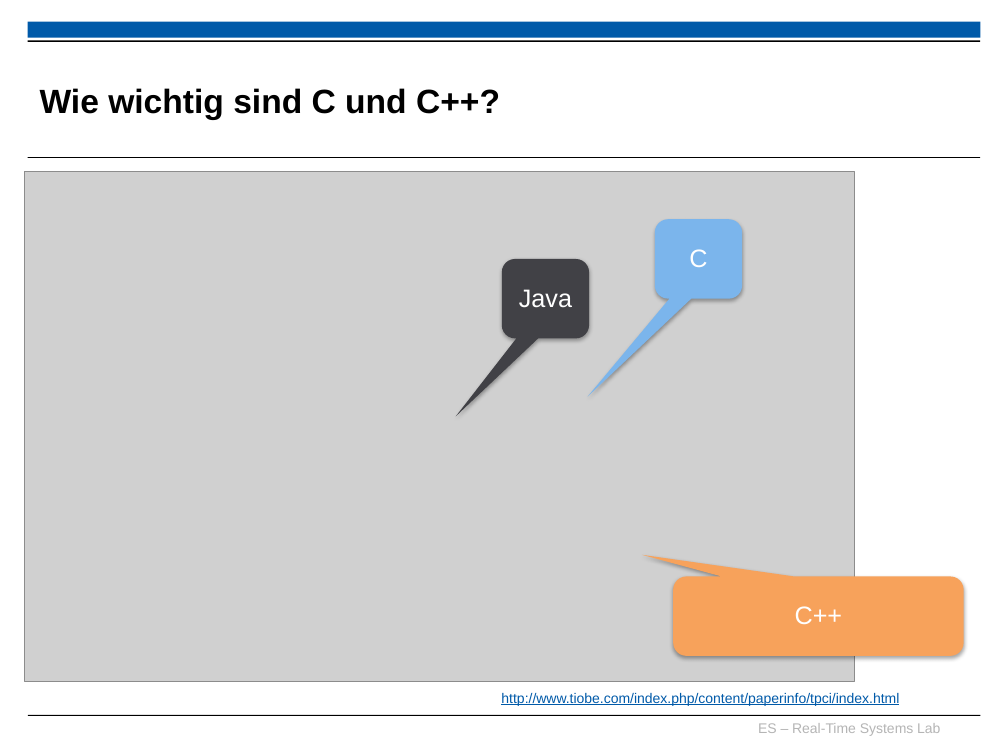
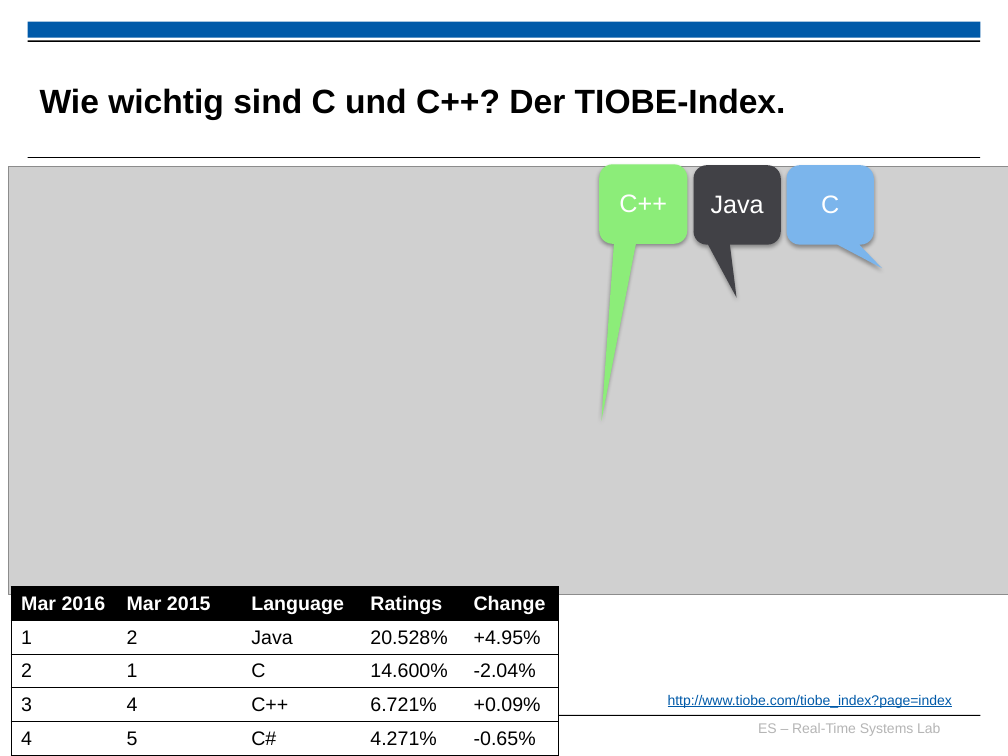
Before and after one commit to h82k/tud-cppp, a slide deck: slide 4 of cppp_lecture.pptx. Drawn at 1008x756 pixels with LibreOffice and Linux fonts; fonts in the diff are those of the drawing; grey boxes stand for pictures; background and template pictures are left out. Boxes give left, top, right and bottom in pixels: in the first picture for what was removed or moved away, otherwise in the second. Text is boxed around its words. In the diff, an @@ line names an element or a change of style, - is before the commit and + after.

Commit message:
Update TIOBE plot and add table

```diff
--- a/cppp_lecture.pptx
+++ b/cppp_lecture.pptx
@@ title at <box>40,88,786,120</box>: text changed @@
-Wie wichtig sind C und C++?
+Wie wichtig sind C und C++? Der TIOBE-Index.
@@ picture: place and size @@
-picture at <box>25,171,855,681</box>
+picture at <box>8,166,1008,595</box>
@@ rounded speech box "C++": place and size @@
-rounded speech box "C++" at <box>673,577,964,656</box>
+rounded speech box "C++" at <box>599,164,686,244</box>
@@ rounded speech box "C++" at <box>599,164,686,244</box>: fill #F7A25B to #8CED79; proportions changed @@
@@ rounded speech box "Java" at <box>694,165,781,245</box>: proportions changed @@
@@ rounded speech box "Java": place and size @@
-rounded speech box "Java" at <box>502,259,590,339</box>
+rounded speech box "Java" at <box>694,165,781,245</box>
@@ rounded speech box "C": place and size @@
-rounded speech box "C" at <box>655,220,743,299</box>
+rounded speech box "C" at <box>786,165,874,245</box>
@@ rounded speech box "C" at <box>786,165,874,245</box>: proportions changed @@
@@ table added at <box>11,587,558,755</box>, 5 rows, 5 columns @@
+Mar 2016 | Mar 2015 | Language | Ratings | Change
+1 | 2 | Java | 20.528% | +4.95%
+2 | 1 | C | 14.600% | -2.04%
+3 | 4 | C++ | 6.721% | +0.09%
+4 | 5 | C# | 4.271% | -0.65%
@@ text at <box>668,695,952,708</box>: text changed @@
-http://www.tiobe.com/index.php/content/paperinfo/tpci/index.html
+http://www.tiobe.com/tiobe_index?page=index
```
